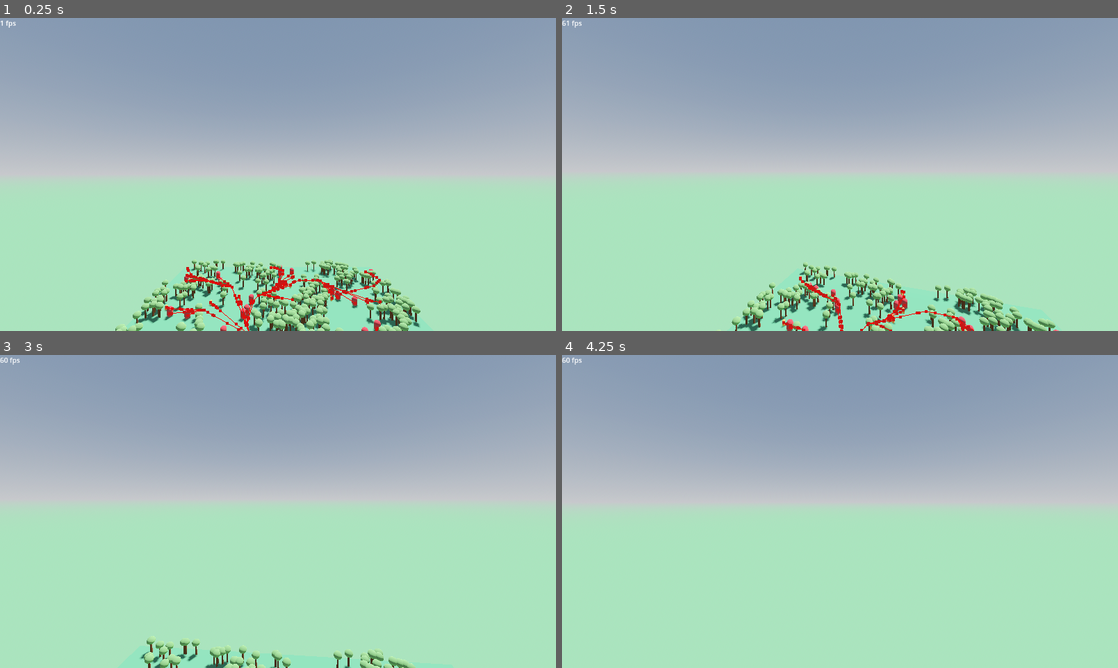
Above: before the commit, frames 1-4 (two rows, left to right).
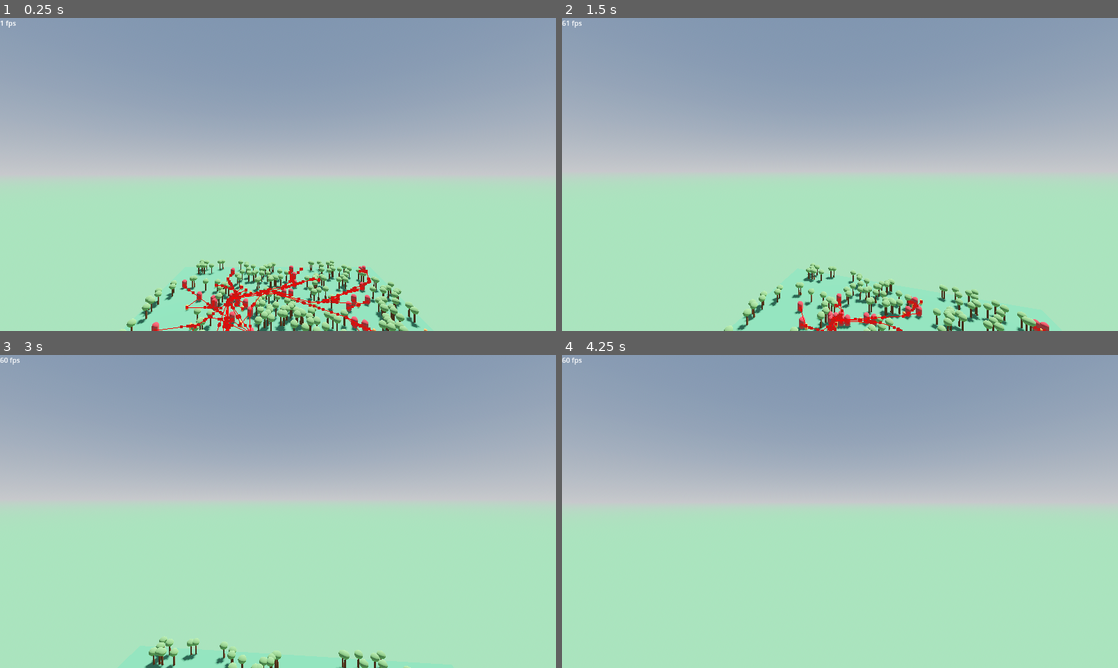
Above: after the commit, the same moments.

Repository: LyciaStenson/EcosystemSimulation
Game: Godot game, scene res://Scenes/Main.tscn
The game is run twice, just before and just after one commit, with the same random seed, the same clock (stepped at 60 frames per second) and the same inputs.
Inputs (mouse positions are in pixels of both pictures, inside the frame that each line leads up to):
- Up to frame 1 (0.25 s): no input
- Up to frame 2 (1.5 s): move the mouse to (867, 174) at 0.52 s; hold W (MoveForward) from 0.53 s (still down); move the mouse to (812, 174) at 1.27 s
- Up to frame 3 (3 s): keep holding W (MoveForward); move the mouse to (289, 505) at 2.02 s; move the mouse to (272, 517) at 2.77 s
- Up to frame 4 (4.25 s): keep holding W (MoveForward); move the mouse to (878, 514) at 3.52 s

The runs differ from the first frame. In frame 1, 6.9% of the frame differs, in the area x 20-77%, y 77-100%; in frame 2, 5.1%; in frame 3, 1.6%; in frame 4, nothing differs.

Commit message:
Working on predators following preys in visibility

Diff:
--- a/Scenes/Main.tscn
+++ b/Scenes/Main.tscn
@@ -29,8 +29,8 @@
 [node name="EcosystemManager" parent="." instance=ExtResource("1_rktck")]
 predator_num = 50
 prey_num = 50
-tree_threshold = 0.03
-tree_probability = 0.005
+tree_threshold = 0.025
+tree_probability = 0.003
 
 [node name="Ground" type="Node3D" parent="EcosystemManager"]
 transform = Transform3D(1, 0, 0, 0, 1, 0, 0, 0, 1, 0, -0.25, 0)
--- a/Scenes/Predator.tscn
+++ b/Scenes/Predator.tscn
@@ -1,6 +1,7 @@
-[gd_scene load_steps=6 format=3 uid="uid://ds7ywmd4f72ug"]
+[gd_scene load_steps=7 format=3 uid="uid://ds7ywmd4f72ug"]
 
-[ext_resource type="Script" path="res://Scripts/Agent.gd" id="1_4im0s"]
+[ext_resource type="Script" path="res://Scripts/Predator.gd" id="1_pjthh"]
+[ext_resource type="Script" path="res://Scripts/PredatorBehavior.gd" id="2_d5lvf"]
 
 [sub_resource type="StandardMaterial3D" id="StandardMaterial3D_7iswk"]
 albedo_color = Color(0.680728, 0.201599, 0.219601, 1)
@@ -16,7 +17,8 @@
 radius = 5.0
 
 [node name="Predator" type="CharacterBody3D"]
-script = ExtResource("1_4im0s")
+script = ExtResource("1_pjthh")
+speed = 5.0
 
 [node name="MeshInstance" type="MeshInstance3D" parent="."]
 transform = Transform3D(1, 0, 0, 0, 1, 0, 0, 0, 1, 0, 0.875, 0)
@@ -32,5 +34,10 @@
 shape = SubResource("SphereShape3D_viinu")
 
 [node name="NavigationAgent" type="NavigationAgent3D" parent="."]
-max_neighbors = 50
 debug_enabled = true
+
+[node name="Behavior" type="Node" parent="."]
+script = ExtResource("2_d5lvf")
+
+[connection signal="body_entered" from="VisibilityArea" to="Behavior" method="visibility_entered"]
+[connection signal="body_exited" from="VisibilityArea" to="Behavior" method="visibility_exited"]
--- a/Scenes/Prey.tscn
+++ b/Scenes/Prey.tscn
@@ -1,6 +1,7 @@
-[gd_scene load_steps=6 format=3 uid="uid://bgikwvc66amod"]
+[gd_scene load_steps=7 format=3 uid="uid://bgikwvc66amod"]
 
-[ext_resource type="Script" path="res://Scripts/Agent.gd" id="1_7pta4"]
+[ext_resource type="Script" path="res://Scripts/Prey.gd" id="1_wcvex"]
+[ext_resource type="Script" path="res://Scripts/PreyBehavior.gd" id="2_qo2ry"]
 
 [sub_resource type="StandardMaterial3D" id="StandardMaterial3D_by572"]
 albedo_color = Color(0.83642, 0.481453, 0.242139, 1)
@@ -18,7 +19,7 @@
 radius = 5.0
 
 [node name="Prey" type="CharacterBody3D"]
-script = ExtResource("1_7pta4")
+script = ExtResource("1_wcvex")
 
 [node name="MeshInstance" type="MeshInstance3D" parent="."]
 transform = Transform3D(1, 0, 0, 0, 1, 0, 0, 0, 1, 0, 0.5, 0)
@@ -34,5 +35,10 @@
 shape = SubResource("SphereShape3D_atyq5")
 
 [node name="NavigationAgent" type="NavigationAgent3D" parent="."]
-max_neighbors = 50
 debug_enabled = true
+
+[node name="Behavior" type="Node" parent="."]
+script = ExtResource("2_qo2ry")
+
+[connection signal="body_entered" from="VisibilityArea" to="Behavior" method="visibility_entered"]
+[connection signal="body_exited" from="VisibilityArea" to="Behavior" method="visibility_exited"]
--- a/Scripts/Agent.gd
+++ b/Scripts/Agent.gd
@@ -1,14 +1,14 @@
 extends CharacterBody3D
 class_name Agent
 
-const SPEED : float = 3.0
+@export var speed : float = 3.0
 
 var lifetime : float = 180.0
 
 @onready var nav_agent : NavigationAgent3D = $NavigationAgent
 @onready var visibility_area : Area3D = $VisibilityArea
 
-@export var prey : Node3D
+@onready var behavior : Behavior = $Behavior
 
 var birth_time : float
 
@@ -26,7 +26,7 @@
 	if get_age() > lifetime:
 		queue_free()
 
-	nav_agent.target_position = get_target_position()
+	nav_agent.target_position = behavior.target_position
 
 	var direction : Vector3
 
@@ -36,19 +36,13 @@
 	direction = global_position.direction_to(nav_agent.get_next_path_position())
 
 	if direction:
-		velocity.x = direction.x * SPEED
-		velocity.z = direction.z * SPEED
+		velocity.x = direction.x * speed
+		velocity.z = direction.z * speed
 	else:
-		velocity.x = move_toward(velocity.x, 0, SPEED)
-		velocity.z = move_toward(velocity.z, 0, SPEED)
+		velocity.x = move_toward(velocity.x, 0, speed)
+		velocity.z = move_toward(velocity.z, 0, speed)
 
 	move_and_slide()
 
-func get_target_position() -> Vector3:
-	if prey:
-		return prey.global_position
-	else:
-		return Vector3()
-
 func get_age() -> float:
 	return (Time.get_ticks_msec() - birth_time) * 0.001
--- /dev/null
+++ b/Scripts/Behavior.gd
@@ -0,0 +1,4 @@
+extends Node
+class_name Behavior
+
+var target_position : Vector3
--- /dev/null
+++ b/Scripts/Predator.gd
@@ -0,0 +1,2 @@
+extends Agent
+class_name Predator
--- /dev/null
+++ b/Scripts/PredatorBehavior.gd
@@ -0,0 +1,15 @@
+extends Behavior
+
+var targets : Array[Node3D]
+
+func _process(delta):
+	if !targets.is_empty():
+		target_position = targets[0].global_position
+
+func visibility_entered(body : Node3D):
+	if body is Prey:
+		targets.append(body)
+
+func visibility_exited(body : Node3D):
+	if targets.has(body):
+		targets.erase(body)
--- /dev/null
+++ b/Scripts/Prey.gd
@@ -0,0 +1,2 @@
+extends Agent
+class_name Prey
--- /dev/null
+++ b/Scripts/PreyBehavior.gd
@@ -0,0 +1,10 @@
+extends Behavior
+
+func _ready():
+	target_position = Vector3(-10.0, 0.0, -10.0)
+
+func visibility_entered(body : Node3D):
+	pass
+
+func visibility_exited(body : Node3D):
+	pass
